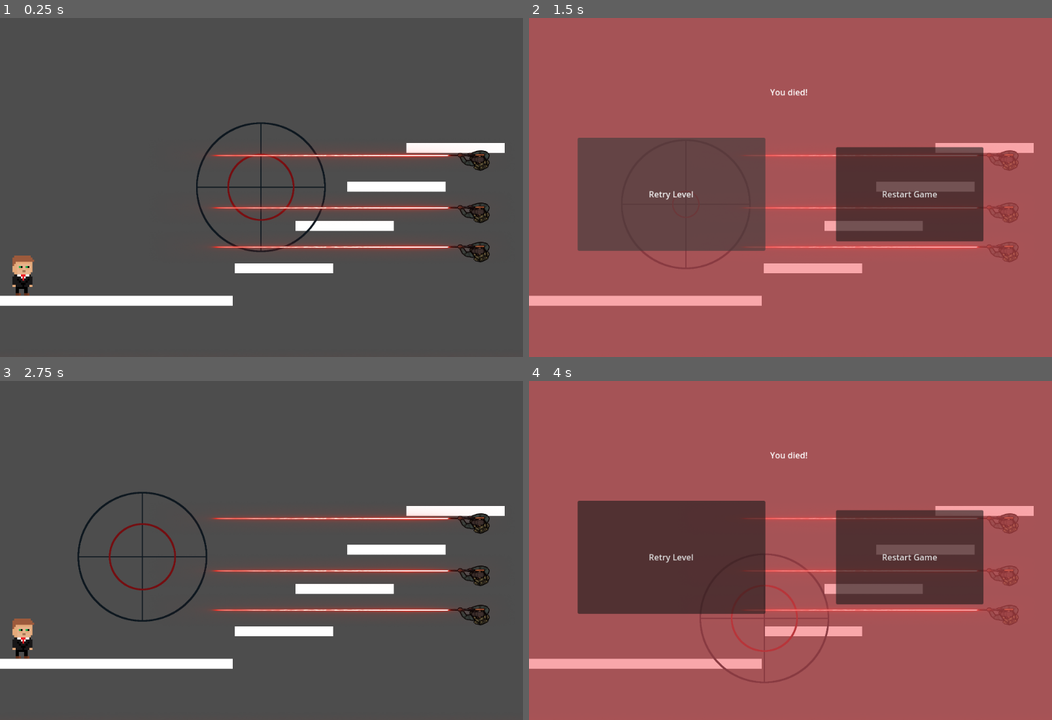
Above: before the commit, frames 1-4 (two rows, left to right).
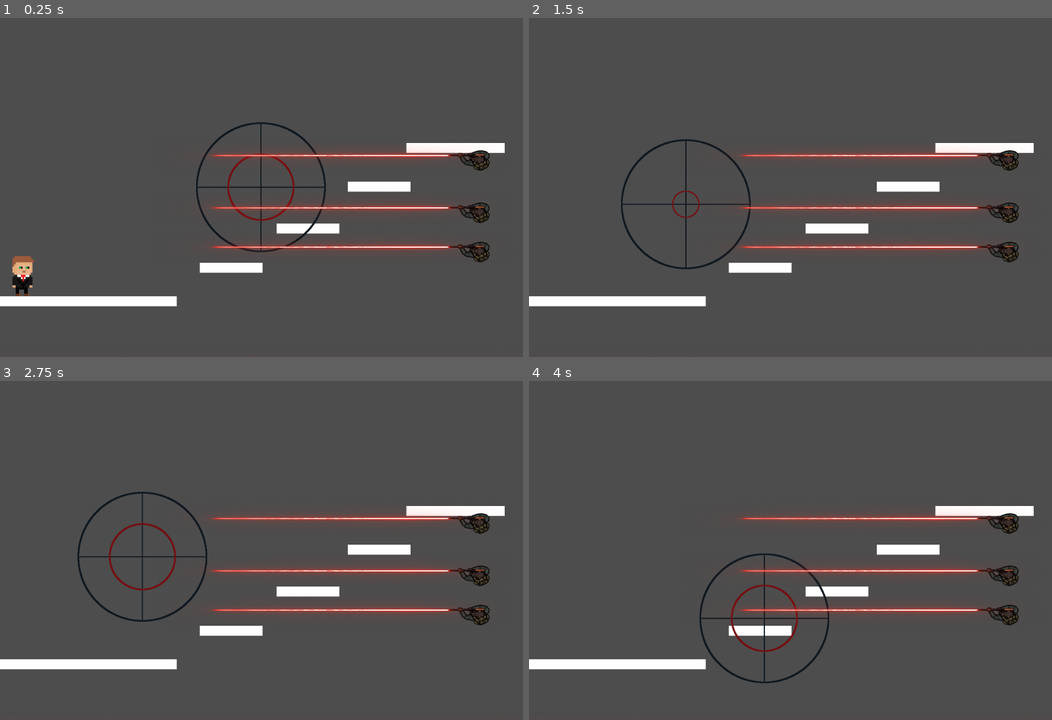
Above: after the commit, the same moments.

Repository: azsocha/Protect-the-VIP
Game: Godot game, scene res://Level1.tscn
Same seed, same stepped clock (60 frames per second), same inputs: the game is played once before the commit and once after it. This scene is started directly instead of the project's main scene. The engine's default icon, where the game draws it, is replaced by a stand-in: a white triangle on a blue panel in a dark square.
Inputs (mouse positions are in pixels of both pictures, inside the frame that each line leads up to):
- Up to frame 1 (0.25 s): no input
- Up to frame 2 (1.5 s): tap Enter at 0.5 s; move the mouse to (905, 170) at 0.52 s; hold Right (move_right) from 0.53 s (still down); click (905, 170) at 0.6 s; tap Space (jump) at 0.77 s; move the mouse to (685, 204) at 1.27 s; click (685, 204) at 1.35 s
- Up to frame 3 (2.75 s): tap Space (jump) at 1.52 s; release Right (move_right) at 2 s; click (141, 557) at 2 s, where only the run before the commit has a clickable "Retry Level"
- Up to frame 4 (4 s): tap Space (jump) at 2.75, 3.77 s; move the mouse to (842, 475) at 2.77 s; hold A (move_left) 2.78-3.53 s; click (842, 475) at 2.85 s; tap Enter at 3.5 s; move the mouse to (764, 618) at 3.52 s; hold Right (move_right) from 3.53 s (still down); click (764, 618) at 3.6 s

The runs differ from the first frame. In frame 1, 2.1% of the frame differs, in the area x 0-86%, y 48-86%; in frame 2, 89%; in frame 3, 2.4%; in frame 4, 99%, in the area x 0-100%, y 0-100%.

Commit message:
Edited the platform size and made the shooting sound

Diff:
--- a/team-3-final-project/Level1.tscn
+++ b/team-3-final-project/Level1.tscn
@@ -10,17 +10,20 @@
 [node name="Level 1" type="Node2D"]
 
 [node name="platform" parent="." instance=ExtResource("1_82bnj")]
-position = Vector2(-116, 532)
-scale = Vector2(3, 1)
+position = Vector2(-118, 533)
+scale = Vector2(2.44, 1)
 
 [node name="platform2" parent="." instance=ExtResource("1_82bnj")]
-position = Vector2(450, 470)
+position = Vector2(382, 469)
+scale = Vector2(0.64, 1)
 
 [node name="platform3" parent="." instance=ExtResource("1_82bnj")]
-position = Vector2(566, 389)
+position = Vector2(529, 394)
+scale = Vector2(0.639998, 1)
 
 [node name="platform4" parent="." instance=ExtResource("1_82bnj")]
 position = Vector2(665, 314)
+scale = Vector2(0.640002, 1)
 
 [node name="platform5" parent="." instance=ExtResource("1_82bnj")]
 position = Vector2(778, 240)
@@ -62,10 +65,16 @@
 position = Vector2(19.8377, 11.5896)
 
 [node name="dead" parent="." instance=ExtResource("5_g6ajj")]
+visible = false
 
 [node name="Node2D" parent="." instance=ExtResource("6_2vhen")]
 position = Vector2(973, 67)
 scale = Vector2(4.96, 17.2375)
+
+[node name="platform6" parent="." instance=ExtResource("1_82bnj")]
+position = Vector2(-12, 126)
+rotation = 1.57157
+scale = Vector2(2.16616, -0.198794)
 
 [connection signal="died" from="player" to="dead" method="_on_area_2d_died"]
 [connection signal="died" from="Sniper/Sprite2D/Area2D" to="player" method="_on_area_2d_died"]
--- a/team-3-final-project/player_2.gd
+++ b/team-3-final-project/player_2.gd
@@ -2,6 +2,8 @@
 
 @export var ammo = 9999999
 signal outOfAmmo
+
+@onready var shoot_sound = $ShootSound
 
 # Called when the node enters the scene tree for the first time.
 func _ready() -> void:
@@ -11,6 +13,9 @@
 func _process(delta: float) -> void:
 	position = get_global_mouse_position()
 	if Input.is_action_just_pressed("click"):
+		if ammo > 0:
+			shoot_sound.play()
+
 		texture = load("res://characterImages/crosshair2.png")
 		await get_tree().create_timer(0.3).timeout
 		texture = load("res://characterImages/crosshair.png")
--- a/team-3-final-project/player_2.tscn
+++ b/team-3-final-project/player_2.tscn
@@ -1,10 +1,14 @@
-[gd_scene load_steps=3 format=3 uid="uid://cwv5ooc24w7rm"]
+[gd_scene load_steps=4 format=3 uid="uid://cwv5ooc24w7rm"]
 
 [ext_resource type="Texture2D" uid="uid://ba6neh2d3mns2" path="res://characterImages/crosshair.png" id="1_hoo75"]
 [ext_resource type="Script" path="res://player_2.gd" id="2_5na3c"]
+[ext_resource type="AudioStream" uid="uid://bca8oksw4y134" path="res://sniper-rifle-firing-shot wav.wav" id="3_7hlpr"]
 
 [node name="player_2" type="Sprite2D"]
 position = Vector2(301, 258)
 scale = Vector2(0.5, 0.5)
 texture = ExtResource("1_hoo75")
 script = ExtResource("2_5na3c")
+
+[node name="ShootSound" type="AudioStreamPlayer2D" parent="."]
+stream = ExtResource("3_7hlpr")
--- a/team-3-final-project/testing.tscn
+++ b/team-3-final-project/testing.tscn
@@ -29,7 +29,6 @@
 scale = Vector2(0.316729, 0.258752)
 
 [node name="player_2" parent="." instance=ExtResource("4_tw6ie")]
-ammo = 3
 
 [node name="Goal" parent="." instance=ExtResource("5_3c4ye")]
 position = Vector2(948, 312)
Not shown, added: team-3-final-project/sniper-rifle-firing-shot wav.wav.import
Not shown, added: team-3-final-project/sniper-rifle-firing-shot wav.wav
